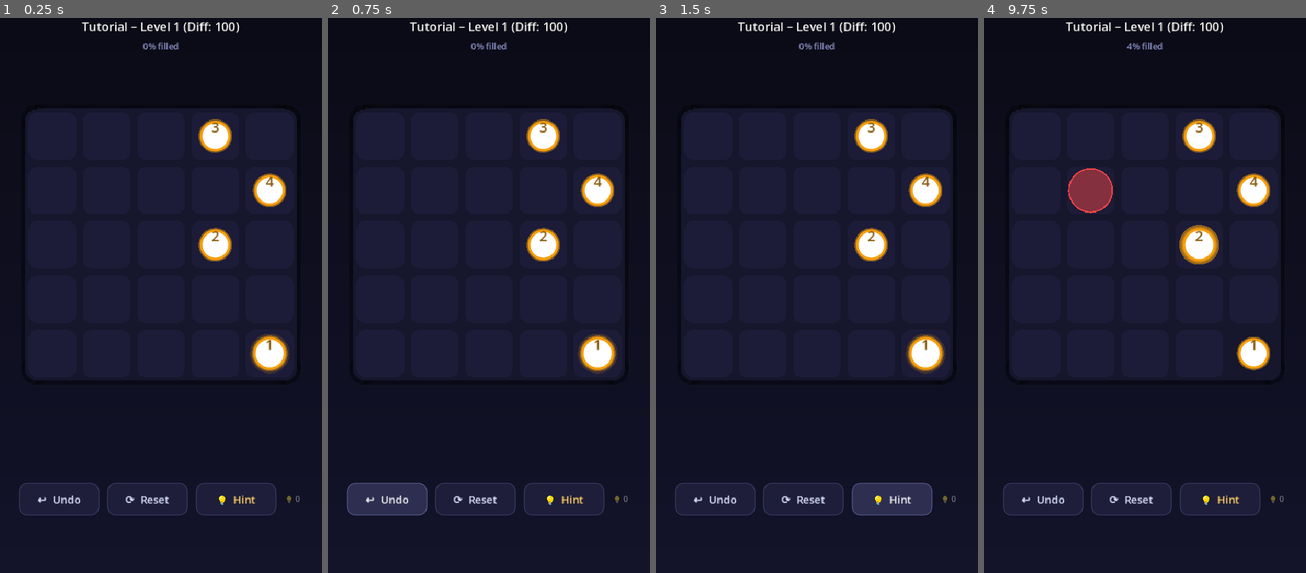
Above: before the commit, frames 1-4 (left to right).
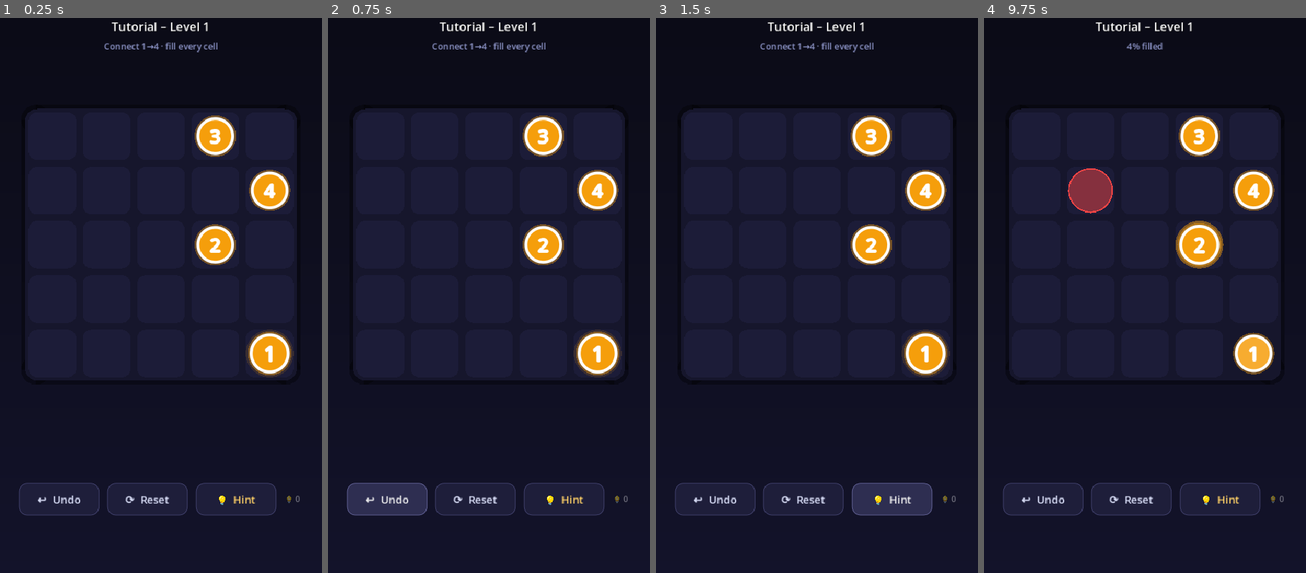
Above: after the commit, the same moments.

Repository: altafhssn/NumberZIpZap
Game: Godot game, scene res://scenes/Main.tscn
Two runs of this game, one before a commit and one after it. Both use one fixed random seed, a clock stepped at 60 frames per second and the inputs below.
Inputs (mouse positions are in pixels of both pictures, inside the frame that each line leads up to):
- Up to frame 1 (0.25 s): no input
- Up to frame 2 (0.75 s): click "↩ Undo" at 0.5 s
- Up to frame 3 (1.5 s): click "💡 Hint" at 1.25 s
- Up to frame 4 (9.75 s): click "↩ Undo" at 2 s; click "💡 Hint" at 2.75 s; click "↩ Undo" at 3.5 s; click "💡 Hint" at 4.25 s; click "⟳ Reset" at 5 s; move the mouse to (1215, 256) at 5.77 s; click (1215, 256) at 5.92 s; drag from (1080, 317) to (1128, 400) at 6.52 s; move the mouse to (1177, 162) at 7.27 s; click (1177, 162) at 7.42 s; drag from (1128, 400) to (1048, 201) at 8.02 s; move the mouse to (1241, 373) at 8.77 s; click (1241, 373) at 8.92 s; drag from (1048, 201) to (1096, 145) at 9.52 s

The runs differ from the first frame. In frame 1, 3.4% of the frame differs, in the area x 25-92%, y 0-65%; in frame 2, 3.4%; in frame 3, 3.4%; in frame 4, 3.3%.

Commit message:
Redesign dot numbers and clarify fill-all objective
Dots now render as a filled accent disc with a crisp white ring and a
properly centered, faux-bold white number (was a hard-to-read dark
number on white). HUD states the goal ("Connect 1→N · fill every cell")
and shows "All dots linked — now fill the rest!" when every dot is
connected but the grid isn't full — the main reason completion/Next
Level felt broken.

Co-Authored-By: Claude Opus 4.7 <noreply@anthropic.com>

Diff:
--- a/scripts/Grid.gd
+++ b/scripts/Grid.gd
@@ -319,39 +319,44 @@
 					if main.game_state.get_next_dot_number() == dot_num:
 						is_next = true
 
-				# Dot circle - white fill with dark number for visibility
-				var radius = maxf(dot_radius, cell_size * 0.26)
+				var radius = maxf(dot_radius, cell_size * 0.32)
 				if is_next and not is_reached:
 					# Pulsing next dot
-					var pulse = 1.0 + sin(Time.get_ticks_msec() * 0.005) * 0.12
+					var pulse = 1.0 + sin(Time.get_ticks_msec() * 0.005) * 0.10
 					radius *= pulse
 
 				var accent = path_start
 
 				# Pulsing attention ring for the next target dot
 				if is_next and not is_reached:
-					var ring = 0.35 + sin(Time.get_ticks_msec() * 0.006) * 0.25
+					var ring = 0.30 + sin(Time.get_ticks_msec() * 0.006) * 0.22
 					var ring_col = accent
 					ring_col.a = ring
-					draw_circle(center, radius + 7, ring_col)
+					draw_circle(center, radius + 8, ring_col)
 
 				# Soft glow
 				var glow = accent
-				glow.a = 0.45
-				draw_circle(center, radius + 4, glow)
-				# White fill
-				draw_circle(center, radius, Color("#FFFFFF"))
-				# Accent border
-				draw_circle(center, radius, accent, false, 2.5, true)
-
-				# Dot number in dark for contrast on white
-				var font_size = clampi(int(radius * 1.0), 11, 22)
+				glow.a = 0.40
+				draw_circle(center, radius + 5, glow)
+				# Filled accent disc (reached dots get a brighter core)
+				var disc = accent if not is_reached else accent.lightened(0.15)
+				draw_circle(center, radius, disc)
+				# Crisp white ring
+				draw_circle(center, radius, Color("#FFFFFF"), false, maxf(2.0, radius * 0.12), true)
+
+				# Dot number — white, properly centered, faux-bold
 				var font = ThemeDB.fallback_font
-				var font_size_dp = font_size
+				var fs = clampi(int(radius * 1.15), 14, 30)
 				var text = str(dot_num)
-				var text_size = font.get_string_size(text, HORIZONTAL_ALIGNMENT_LEFT, -1, font_size_dp)
-				var text_pos = center - text_size / 2.0 + Vector2(0, text_size.y * 0.32)
-				draw_string(font, text_pos, text, HORIZONTAL_ALIGNMENT_LEFT, -1, font_size_dp, accent.darkened(0.45))
+				var tw = font.get_string_size(text, HORIZONTAL_ALIGNMENT_LEFT, -1, fs).x
+				var ascent = font.get_ascent(fs)
+				var descent = font.get_descent(fs)
+				var baseline_y = center.y + (ascent - descent) / 2.0
+				var tx = center.x - tw / 2.0
+				var num_col = Color("#FFFFFF")
+				for off in [Vector2(-1, 0), Vector2(1, 0), Vector2(0, -1), Vector2(0, 1)]:
+					draw_string(font, Vector2(tx, baseline_y) + off, text, HORIZONTAL_ALIGNMENT_LEFT, -1, fs, num_col)
+				draw_string(font, Vector2(tx, baseline_y), text, HORIZONTAL_ALIGNMENT_LEFT, -1, fs, num_col)
 
 func _draw_hint():
 	if hint_cell.x >= 0:
--- a/scripts/HUD.gd
+++ b/scripts/HUD.gd
@@ -33,16 +33,24 @@
 	var diff = level_data.get("difficulty", 0)
 	var pack_name = _get_pack_name(level_num)
 
-	level_label.text = "%s – Level %d (Diff: %.0f)" % [pack_name, level_num, diff]
-	fill_label.text = "0% filled"
+	level_label.text = "%s – Level %d" % [pack_name, level_num]
+	fill_label.text = "Connect 1→%d · fill every cell" % level_data.get("dots", []).size()
 
 	# Update hint count
 	if main and main.game_state:
 		hint_count.text = "💡 %d" % main.game_state.hints_used
 
 func update_stats(state):
-	var fill_pct = state.get_fill_pct()
-	fill_label.text = "%d%% filled" % int(fill_pct)
+	var fill_pct = int(state.get_fill_pct())
+	var next_dot = state.get_next_dot_number()
+
+	if next_dot == -1 and fill_pct < 100:
+		# All dots linked but grid not full — this is the common confusion point
+		fill_label.text = "All dots linked — now fill the rest! (%d%%)" % fill_pct
+		fill_label.add_theme_color_override("font_color", Color(1, 0.82, 0.4, 1))
+	else:
+		fill_label.text = "%d%% filled" % fill_pct
+		fill_label.add_theme_color_override("font_color", Color(0.55, 0.58, 0.78, 1))
 
 	# Update hint count
 	hint_count.text = "💡 %d" % state.hints_used
